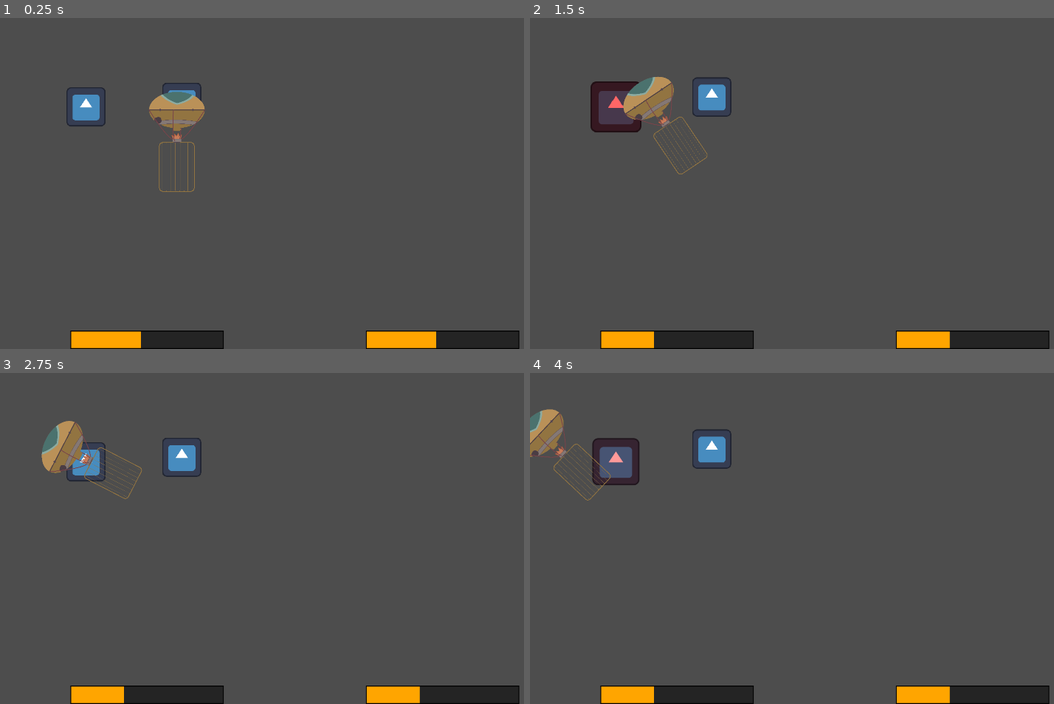
Above: before the commit, frames 1-4 (two rows, left to right).
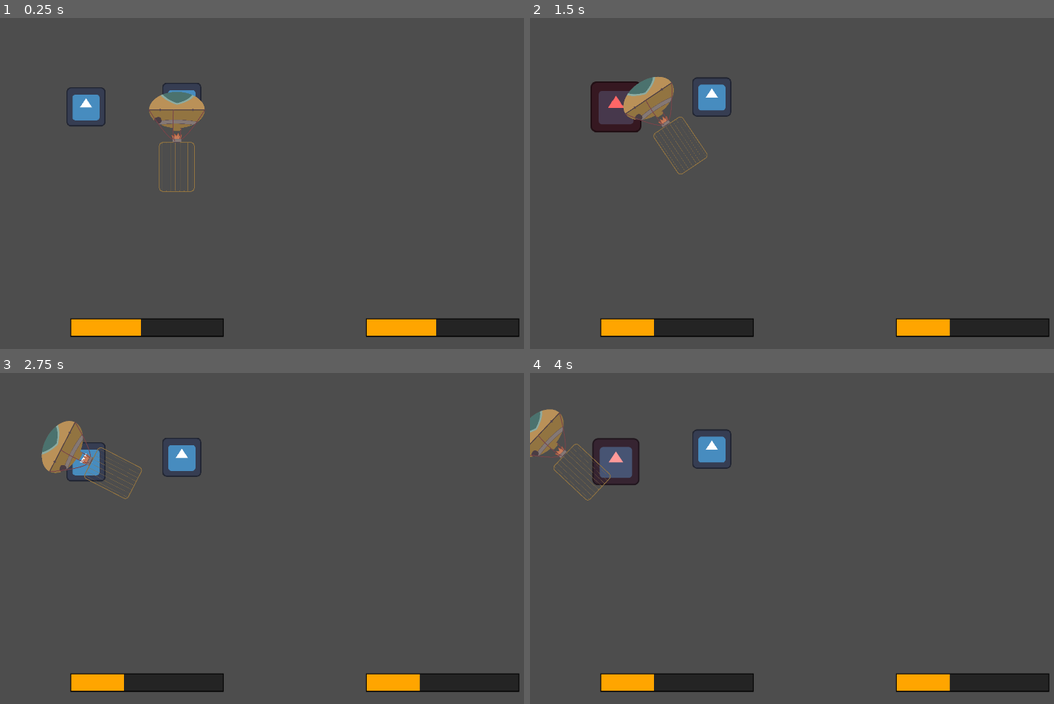
Above: after the commit, the same moments.

Repository: panorb/ludum-dare-53
Game: Godot game, scene res://world.tscn
The game is run twice, just before and just after one commit, with the same random seed, the same clock (stepped at 60 frames per second) and the same inputs. The engine's default icon, where the game draws it, is replaced by a stand-in: a white triangle on a blue panel in a dark square.
Inputs (mouse positions are in pixels of both pictures, inside the frame that each line leads up to):
- Up to frame 1 (0.25 s): no input
- Up to frame 2 (1.5 s): tap Enter (ui_accept) at 0.5, 0.77 s; move the mouse to (954, 166) at 0.52 s; press the mouse at (954, 166) at 0.53 s; move the mouse to (708, 200) at 1.27 s; release the mouse at (708, 200) at 1.28 s; click (708, 200) at 1.35 s
- Up to frame 3 (2.75 s): tap Enter (ui_accept) at 1.52 s; move the mouse to (356, 465) at 2.02 s; press the mouse at (356, 465) at 2.03 s
- Up to frame 4 (4 s): move the mouse to (797, 604) at 2.77 s; release the mouse at (797, 604) at 2.78 s; click (797, 604) at 2.85 s; tap Enter (ui_accept) at 3.02, 3.77 s; move the mouse to (1001, 588) at 3.52 s; press the mouse at (1001, 588) at 3.53 s

The runs differ from the first frame. In frame 1, 4.7% of the frame differs, in the area x 13-100%, y 90-100%; in frame 2, 4.7%; in frame 3, 4.7%; in frame 4, 4.7%.

Commit message:
Add horizontal spacing.

Diff:
--- a/godot/game/game.tscn
+++ b/godot/game/game.tscn
@@ -31,7 +31,8 @@
 anchor_top = 1.0
 anchor_right = 1.0
 anchor_bottom = 1.0
-offset_top = -60.0
+offset_top = -100.0
+offset_bottom = -40.0
 grow_horizontal = 2
 grow_vertical = 0
 
